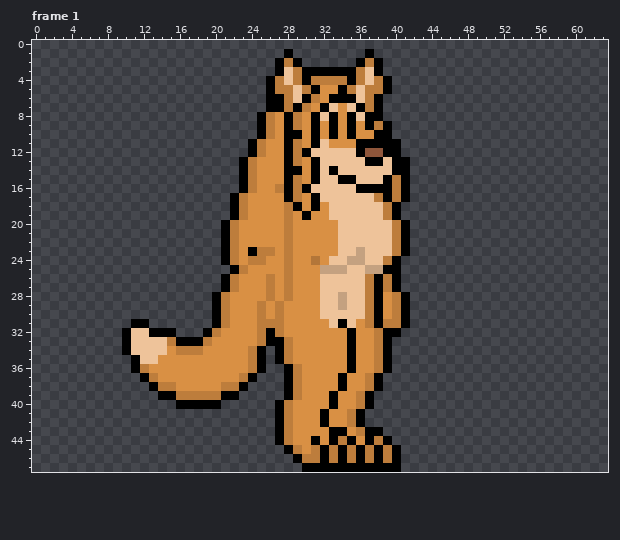
Two versions of one pixel-art file, TerraGuardian Sprites/Special Guardians/Female Wolf Guardian Were.aseprite. Above: the version before the commit.
64x48 pixels, 67 frames. Colours within 5 levels of each other are drawn and written as one. Shown: frame 1. The commit also changed other frames, which this record leaves out.
After:
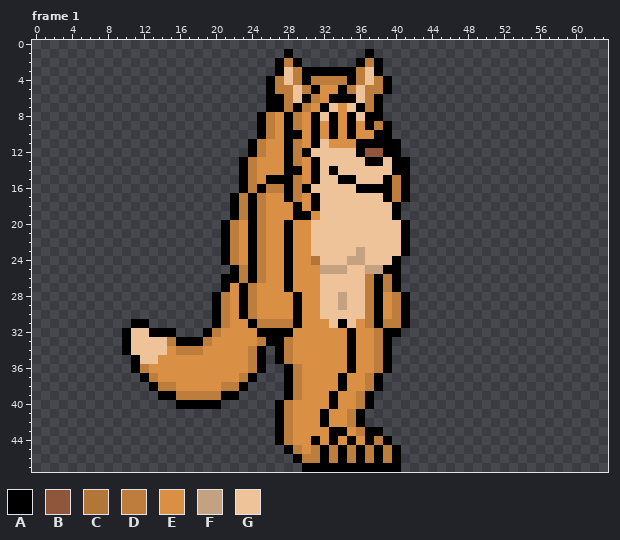
Palette (. is transparent): A #000000  B #8f563b  C #b37639  D #bd7d3c  E #d99044  F #c4a180  G #eec39a
Changes in this commit:
layer "White" now shown
layer "Body Color" now hidden
Frame 1:
y 15: x 26..27 EE -> AA
y 16: x 25..26 EE -> AD
y 17: x 24..25 EE -> AD; x 38 D -> G
y 18: x 24..25 EE -> AD; x 28 D -> E; x 32 E -> G; x 39 D -> G
y 19: x 24..25 EE -> AD; x 28..29 DE -> EA; x 32 E -> G; x 39 D -> G
y 20..22: x 24..25 EE -> AD; x 28 D -> A; x 31..33 EEE -> GGG; x 40 D -> G
y 23: x 26 D -> E; x 28 D -> A; x 31..33 EEE -> GGG; x 40 D -> G
y 24: x 24 D -> A; x 28 D -> A; x 32 E -> G; x 39 D -> G
y 25: x 24..25 EE -> AD; x 28 D -> A
y 26: x 22..26 DEEED -> ADADE; x 28 D -> A
y 27: x 22..24 DEE -> EAD; x 26 D -> E; x 28 D -> A
y 28: x 23..24 EE -> AD; x 26 D -> E; x 28..29 DE -> EA
y 29..30: x 23..25 EED -> ADE; x 27 D -> E; x 29 E -> A
y 31: x 24 E -> A; x 28..29 EE -> DA
y 32: x 25 D -> A; x 27..28 DE -> AA
y 44: x 34 D -> E
Changed places in both pictures, as pixel boxes (x1, y1, x2, y2):
changed: (230, 175, 401, 337)
changed: (338, 436, 347, 445)
